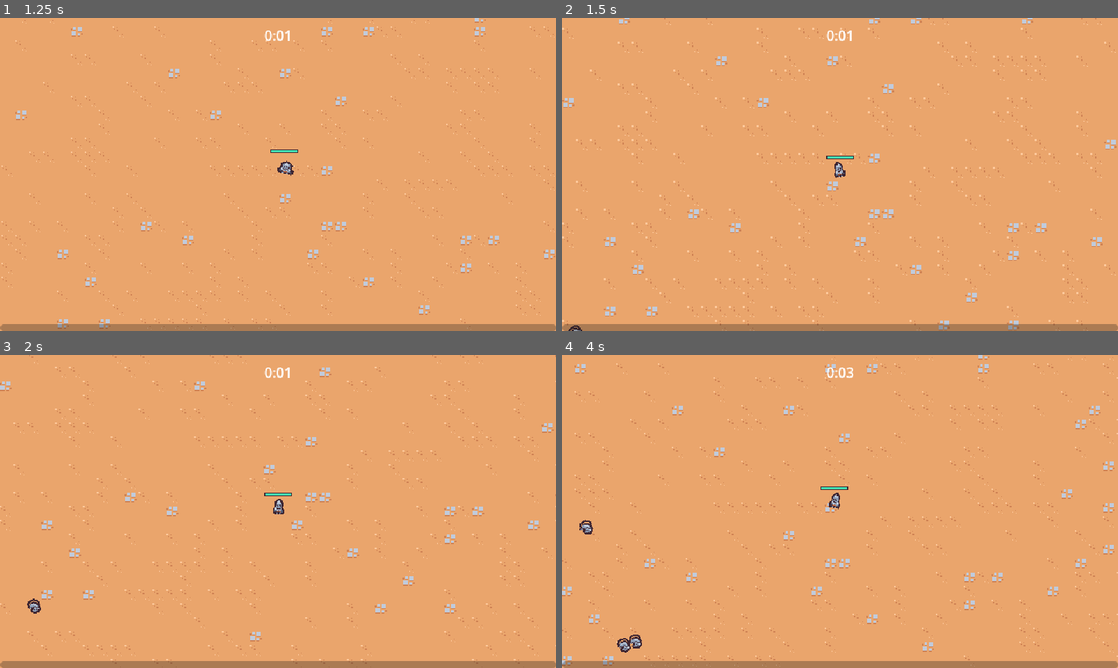
Above: before the commit, frames 1-4 (two rows, left to right).
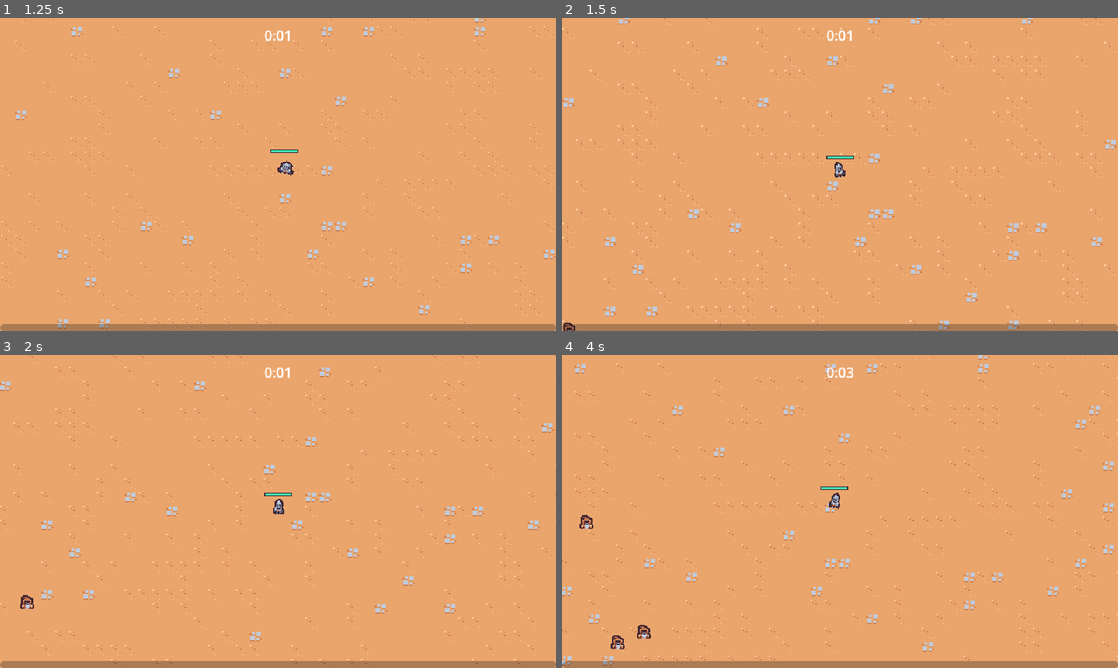
Above: after the commit, the same moments.

Repository: justknick/myFirst2DSurvivorsGame
Game: Godot game, scene res://scenes/main/main.tscn
Two runs of this game, one before a commit and one after it. Both use one fixed random seed, a clock stepped at 60 frames per second and the inputs below.
Inputs (mouse positions are in pixels of both pictures, inside the frame that each line leads up to):
- Up to frame 1 (1.25 s): move the mouse to (400, 158) at 0.52 s; press the mouse at (400, 158) at 0.53 s; hold D (move_right) from 0.53 s (still down)
- Up to frame 2 (1.5 s): move the mouse to (728, 190) at 1.27 s; release D (move_right) at 1.28 s; release the mouse at (728, 190) at 1.28 s; hold S (move_down) from 1.28 s (still down); click (728, 190) at 1.35 s
- Up to frame 3 (2 s): keep holding S (move_down)
- Up to frame 4 (4 s): move the mouse to (895, 442) at 2.02 s; release S (move_down) at 2.03 s; press the mouse at (895, 442) at 2.03 s; hold D (move_right) 2.03-2.78 s; move the mouse to (812, 574) at 2.77 s; release the mouse at (812, 574) at 2.78 s; hold W (move_up) 2.78-3.53 s; click (812, 574) at 2.85 s; move the mouse to (1006, 558) at 3.52 s; press the mouse at (1006, 558) at 3.53 s; hold A (move_left) from 3.53 s (still down)

Frame 1 is identical in both runs. In frame 2, less than 0.1% of the frame differs, in the area x 0-4%, y 97-100%; in frame 3, 0.1%; in frame 4, 0.4%, in the area x 3-16%, y 51-96%.

Commit message:
Section 3.39 - Adding a Wizard Enemy // created wizard_enemy scene, velocity_component scene // updated basic_enemy scene (update script where movement is now retrieved by velocity component)

Diff:
--- /dev/null
+++ b/scenes/component/velocity_component.gd
@@ -0,0 +1,47 @@
+extends Node
+
+@export var max_speed: int = 40
+@export var acceleration: float = 5
+
+var velocity = Vector2.ZERO
+
+
+# func used to move toward the player
+func accelerate_to_player():
+	# grab owner as node2d
+	var owner_node2d = owner as Node2D
+	if owner_node2d == null:
+		return
+
+	# get player
+	var player = get_tree().get_first_node_in_group("player") as Node2D
+	if player == null:
+		return
+
+	# get direction
+	var direction = (player.global_position - owner_node2d.global_position).normalized()
+	accelerate_in_direction(direction)
+
+
+# func used to manipulate velocity
+func accelerate_in_direction(direction: Vector2):
+	var desired_velocity = direction * max_speed
+
+	# accelerate current velocity toward desired velocity
+	# use linear interpolate to take weight, go from current vel to desired vol
+	#  at a certain % rate
+	velocity = velocity.lerp(desired_velocity, 1 - exp(-acceleration * get_process_delta_time()))
+
+
+# func used to move the character by calling it
+func move(character_body: CharacterBody2D):
+	character_body.velocity = velocity
+	character_body.move_and_slide()
+	velocity = character_body.velocity
+
+
+# the sprite will face the direction of player
+func get_facing_direction(visuals):
+	var move_sign = sign(velocity.x)
+	if move_sign != 0:
+		visuals.scale = Vector2(move_sign, 1)
--- /dev/null
+++ b/scenes/component/velocity_component.tscn
@@ -0,0 +1,6 @@
+[gd_scene load_steps=2 format=3 uid="uid://cgfsgufsolyw8"]
+
+[ext_resource type="Script" path="res://scenes/component/velocity_component.gd" id="1_ga17e"]
+
+[node name="VelocityComponent" type="Node"]
+script = ExtResource("1_ga17e")
--- a/scenes/game_object/basic_enemy/basic_enemy.gd
+++ b/scenes/game_object/basic_enemy/basic_enemy.gd
@@ -1,26 +1,21 @@
 extends CharacterBody2D
 
-const MAX_SPEED = 50
-
-@onready var health_component: HealthComponent = $HealthComponent
 @onready var visuals = $Visuals
+@onready var velocity_component = $VelocityComponent
 
 
 func _process(delta):
-	var direction = get_direction_to_player()
-	velocity = direction * MAX_SPEED
-	move_and_slide()
-	get_facing_direction(direction)
+	velocity_component.accelerate_to_player()
+	velocity_component.move(self)
+
+#	var direction = get_direction_to_player()
+#	velocity = direction * MAX_SPEED
+#	move_and_slide()
+	velocity_component.get_facing_direction(visuals)
 
 
-func get_direction_to_player():
-	var player_node = get_tree().get_first_node_in_group("player") as Node2D
-	if player_node != null:
-		return (player_node.global_position - global_position).normalized()
-	return Vector2.ZERO
-
-
-func get_facing_direction(direction):
-	var move_sign = sign(direction.x)
-	if move_sign != 0:
-		visuals.scale = Vector2(move_sign, 1)
+#func get_direction_to_player():
+#	var player_node = get_tree().get_first_node_in_group("player") as Node2D
+#	if player_node != null:
+#		return (player_node.global_position - global_position).normalized()
+#	return Vector2.ZERO
--- a/scenes/game_object/basic_enemy/basic_enemy.tscn
+++ b/scenes/game_object/basic_enemy/basic_enemy.tscn
@@ -1,11 +1,39 @@
-[gd_scene load_steps=12 format=3 uid="uid://dkdpja4bmnwto"]
+[gd_scene load_steps=13 format=3 uid="uid://dkdpja4bmnwto"]
 
 [ext_resource type="Script" path="res://scenes/game_object/basic_enemy/basic_enemy.gd" id="1_ydhnh"]
 [ext_resource type="Texture2D" uid="uid://138ki7nr65ho" path="res://scenes/game_object/basic_enemy/basic_enemy.png" id="2_mcspf"]
 [ext_resource type="PackedScene" uid="uid://gc25qcj5kcxu" path="res://scenes/component/health_component.tscn" id="2_wk83u"]
 [ext_resource type="PackedScene" uid="uid://btuhlfwpjcp7w" path="res://scenes/component/vial_drop_component.tscn" id="3_02ivx"]
+[ext_resource type="PackedScene" uid="uid://cgfsgufsolyw8" path="res://scenes/component/velocity_component.tscn" id="4_h82dq"]
 [ext_resource type="PackedScene" uid="uid://0f05iqla3h4m" path="res://scenes/component/hurtbox_component.tscn" id="4_rpt1e"]
 [ext_resource type="PackedScene" uid="uid://b72dgbiycmhim" path="res://scenes/component/death_component.tscn" id="4_ta4nu"]
+
+[sub_resource type="Animation" id="Animation_cbbl8"]
+length = 0.001
+tracks/0/type = "value"
+tracks/0/imported = false
+tracks/0/enabled = true
+tracks/0/path = NodePath("Visuals/Sprite2D:position")
+tracks/0/interp = 1
+tracks/0/loop_wrap = true
+tracks/0/keys = {
+"times": PackedFloat32Array(0),
+"transitions": PackedFloat32Array(1),
+"update": 0,
+"values": [Vector2(0, 0)]
+}
+tracks/1/type = "value"
+tracks/1/imported = false
+tracks/1/enabled = true
+tracks/1/path = NodePath("Visuals/Sprite2D:rotation")
+tracks/1/interp = 1
+tracks/1/loop_wrap = true
+tracks/1/keys = {
+"times": PackedFloat32Array(0),
+"transitions": PackedFloat32Array(1),
+"update": 0,
+"values": [0.0]
+}
 
 [sub_resource type="Animation" id="Animation_ueo27"]
 resource_name = "walk"
@@ -36,33 +64,6 @@
 "values": [0.174533, -0.174533, 0.174533, -0.174533]
 }
 
-[sub_resource type="Animation" id="Animation_cbbl8"]
-length = 0.001
-tracks/0/type = "value"
-tracks/0/imported = false
-tracks/0/enabled = true
-tracks/0/path = NodePath("Visuals/Sprite2D:position")
-tracks/0/interp = 1
-tracks/0/loop_wrap = true
-tracks/0/keys = {
-"times": PackedFloat32Array(0),
-"transitions": PackedFloat32Array(1),
-"update": 0,
-"values": [Vector2(0, 0)]
-}
-tracks/1/type = "value"
-tracks/1/imported = false
-tracks/1/enabled = true
-tracks/1/path = NodePath("Visuals/Sprite2D:rotation")
-tracks/1/interp = 1
-tracks/1/loop_wrap = true
-tracks/1/keys = {
-"times": PackedFloat32Array(0),
-"transitions": PackedFloat32Array(1),
-"update": 0,
-"values": [0.0]
-}
-
 [sub_resource type="AnimationLibrary" id="AnimationLibrary_gqdbv"]
 _data = {
 "RESET": SubResource("Animation_cbbl8"),
@@ -90,7 +91,10 @@
 [node name="HealthComponent" parent="." instance=ExtResource("2_wk83u")]
 
 [node name="VialDropComponent" parent="." node_paths=PackedStringArray("health_component") instance=ExtResource("3_02ivx")]
+drop_percent = 0.35
 health_component = NodePath("../HealthComponent")
+
+[node name="VelocityComponent" parent="." instance=ExtResource("4_h82dq")]
 
 [node name="DeathComponent" parent="." node_paths=PackedStringArray("health_component", "sprite") instance=ExtResource("4_ta4nu")]
 health_component = NodePath("../HealthComponent")
--- /dev/null
+++ b/scenes/game_object/wizard_enemy/wizard_enemy.gd
@@ -0,0 +1,10 @@
+extends CharacterBody2D
+
+@onready var visuals = $Visuals
+@onready var velocity_component = $VelocityComponent
+
+
+func _process(delta):
+	velocity_component.accelerate_to_player()
+	velocity_component.move(self)
+	velocity_component.get_facing_direction(visuals)
--- /dev/null
+++ b/scenes/game_object/wizard_enemy/wizard_enemy.tscn
@@ -0,0 +1,54 @@
+[gd_scene load_steps=10 format=3 uid="uid://bcrw04eh4otuh"]
+
+[ext_resource type="Script" path="res://scenes/game_object/wizard_enemy/wizard_enemy.gd" id="1_0wtk3"]
+[ext_resource type="Script" path="res://scenes/component/health_component.gd" id="1_4dk0t"]
+[ext_resource type="PackedScene" uid="uid://b72dgbiycmhim" path="res://scenes/component/death_component.tscn" id="2_r03lp"]
+[ext_resource type="Texture2D" uid="uid://bc84wlorwjtmh" path="res://scenes/game_object/wizard_enemy/wizard_enemy.png" id="2_rmamo"]
+[ext_resource type="PackedScene" uid="uid://cgfsgufsolyw8" path="res://scenes/component/velocity_component.tscn" id="3_dtobq"]
+[ext_resource type="PackedScene" uid="uid://btuhlfwpjcp7w" path="res://scenes/component/vial_drop_component.tscn" id="3_p346o"]
+[ext_resource type="Script" path="res://scenes/component/hurtbox_component.gd" id="4_7jbtd"]
+
+[sub_resource type="CircleShape2D" id="CircleShape2D_vgqdf"]
+radius = 8.0
+
+[sub_resource type="CircleShape2D" id="CircleShape2D_3seoc"]
+radius = 6.0
+
+[node name="WizardEnemy" type="CharacterBody2D" groups=["enemy"]]
+collision_layer = 8
+collision_mask = 9
+script = ExtResource("1_0wtk3")
+
+[node name="HealthComponent" type="Node" parent="."]
+script = ExtResource("1_4dk0t")
+max_health = 20.0
+
+[node name="VialDropComponent" parent="." node_paths=PackedStringArray("health_component") instance=ExtResource("3_p346o")]
+drop_percent = 0.5
+health_component = NodePath("../HealthComponent")
+
+[node name="VelocityComponent" parent="." instance=ExtResource("3_dtobq")]
+max_speed = 60
+acceleration = 3.0
+
+[node name="DeathComponent" parent="." node_paths=PackedStringArray("health_component", "sprite") instance=ExtResource("2_r03lp")]
+health_component = NodePath("../HealthComponent")
+sprite = NodePath("../Visuals/Sprite2D")
+
+[node name="HurtboxComponent" type="Area2D" parent="." node_paths=PackedStringArray("health_component")]
+script = ExtResource("4_7jbtd")
+health_component = NodePath("../HealthComponent")
+
+[node name="CollisionShape2D" type="CollisionShape2D" parent="HurtboxComponent"]
+position = Vector2(0, -7)
+shape = SubResource("CircleShape2D_vgqdf")
+
+[node name="Visuals" type="Node2D" parent="."]
+
+[node name="Sprite2D" type="Sprite2D" parent="Visuals"]
+texture = ExtResource("2_rmamo")
+offset = Vector2(0, -8)
+
+[node name="CollisionShape2D" type="CollisionShape2D" parent="."]
+position = Vector2(0, -6)
+shape = SubResource("CircleShape2D_3seoc")
--- a/scenes/manager/enemy_manager.tscn
+++ b/scenes/manager/enemy_manager.tscn
@@ -1,11 +1,11 @@
 [gd_scene load_steps=3 format=3 uid="uid://babtqlv04dulv"]
 
 [ext_resource type="Script" path="res://scenes/manager/enemy_manager.gd" id="1_d5l5f"]
-[ext_resource type="PackedScene" uid="uid://dkdpja4bmnwto" path="res://scenes/game_object/basic_enemy/basic_enemy.tscn" id="2_ncrpm"]
+[ext_resource type="PackedScene" uid="uid://bcrw04eh4otuh" path="res://scenes/game_object/wizard_enemy/wizard_enemy.tscn" id="2_l7ps4"]
 
 [node name="EnemyManager" type="Node"]
 script = ExtResource("1_d5l5f")
-basic_enemy_scene = ExtResource("2_ncrpm")
+basic_enemy_scene = ExtResource("2_l7ps4")
 
 [node name="Timer" type="Timer" parent="."]
 one_shot = true
Binary file added: scenes/game_object/wizard_enemy/wizard_enemy.png
Not shown, added: scenes/game_object/wizard_enemy/wizard_enemy.png.import
